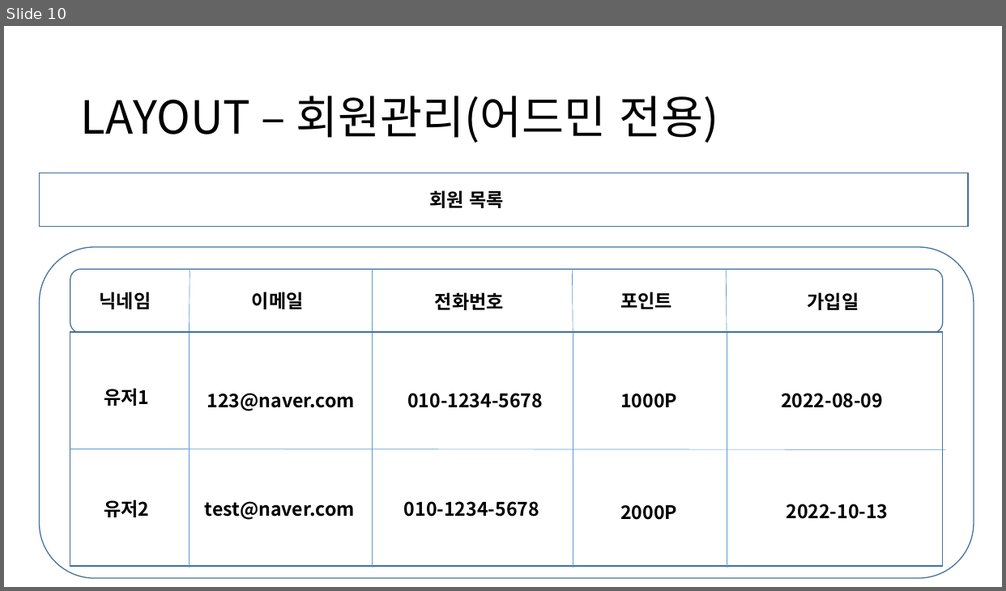
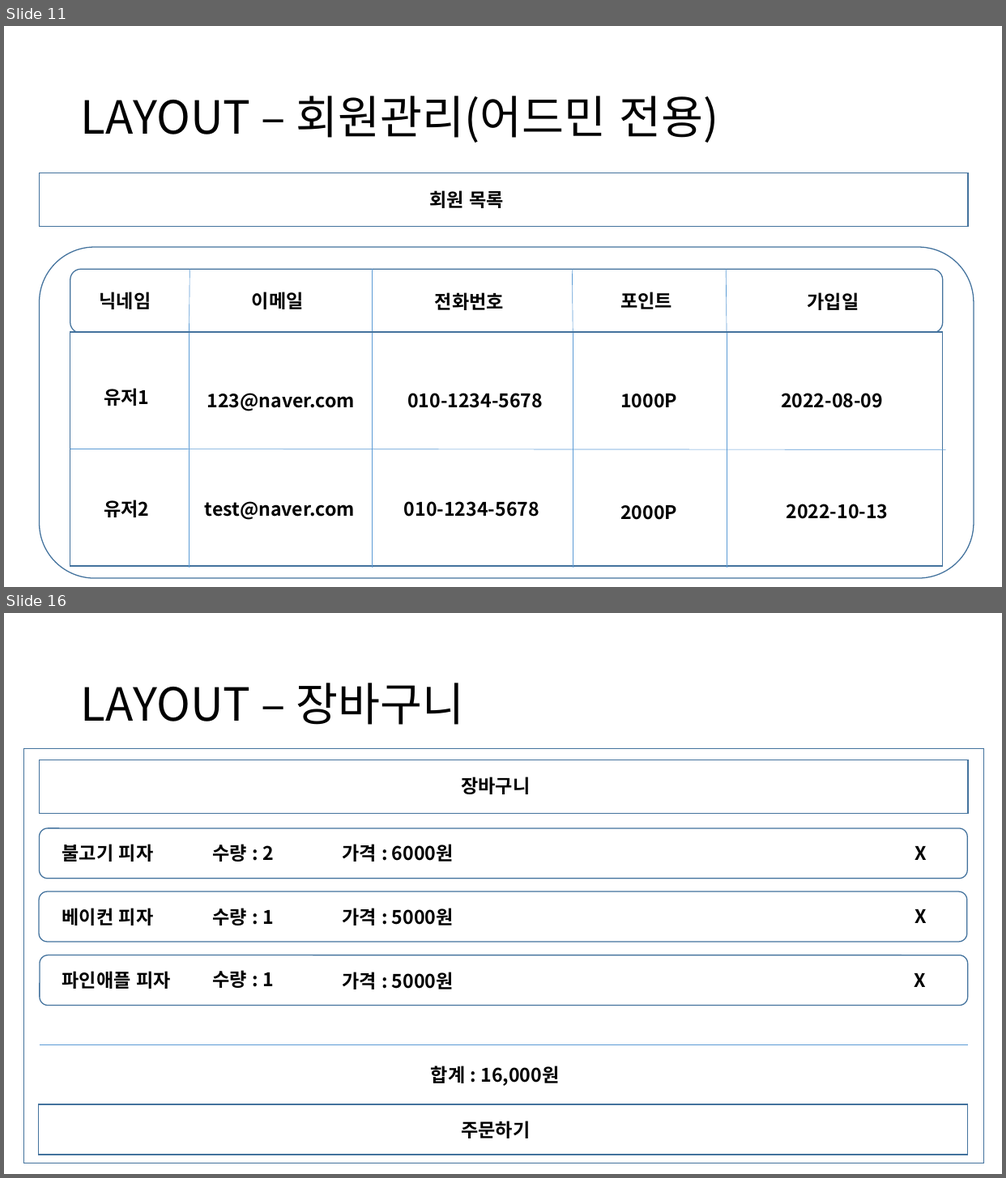
Before and after one commit to Camelllia/BaeminApplication, a slide deck: 202131205_김승진_실무게임프로그래밍_기획서.pptx. Shown one above the other, each under a label of ours: slide 10 before the commit, slides 11 and 16 after it; the slides between them are not shown. The pictures are 1006x591 and 1006x1178 pixels, drawn with LibreOffice and Linux fonts; fonts in the diff are those of the drawing. Boxes give left, top, right and bottom in pixels: in the first picture for what was removed or moved away, otherwise in the second. Text is boxed around its words. In the diff, an @@ line names an element or a change of style, - is before the commit and + after.

```diff
--- a/202131205_김승진_실무게임프로그래밍_기획서.pptx
+++ b/202131205_김승진_실무게임프로그래밍_기획서.pptx
@@ slide 16 added at [4,613,1002,1174], background #FFFFFF @@
@@ title added at [81,683,464,725], 44 pt, text #000000 @@
+LAYOUT – 장바구니
@@ rectangle added at [23,748,984,1163], fill #FFFFFF, outline #43739E 1 pt @@
@@ rectangle added at [39,760,968,814], fill #FFFFFF, outline #43739E 1 pt @@
@@ text added at [461,777,530,794], 18 pt, text #000000, bold @@
+장바구니
@@ rounded rectangle added at [39,828,967,879], fill #FFFFFF, outline #43739E 1 pt @@
@@ text added at [62,844,154,862], 18 pt, text #000000, bold @@
+불고기 피자
@@ text added at [212,844,274,862], 18 pt, text #000000, bold @@
+수량 : 2
@@ text added at [342,844,454,862], 18 pt, text #000000, bold @@
+가격 : 6000원
@@ text added at [914,846,926,860], 18 pt, text #000000, bold @@
+X
@@ rounded rectangle added at [39,892,967,942], fill #FFFFFF, outline #43739E 1 pt @@
@@ text added at [62,908,154,926], 18 pt, text #000000, bold @@
+베이컨 피자
@@ text added at [212,908,274,926], 18 pt, text #000000, bold @@
+수량 : 1
@@ text added at [342,908,454,926], 18 pt, text #000000, bold @@
+가격 : 5000원
@@ text added at [915,909,927,923], 18 pt, text #000000, bold @@
+X
@@ rounded rectangle added at [40,955,968,1005], fill #FFFFFF, outline #43739E 1 pt @@
@@ text added at [62,971,171,989], 18 pt, text #000000, bold @@
+파인애플 피자
@@ text added at [212,970,274,988], 18 pt, text #000000, bold @@
+수량 : 1
@@ text added at [342,972,454,990], 18 pt, text #000000, bold @@
+가격 : 5000원
@@ text added at [914,973,926,987], 18 pt, text #000000, bold @@
+X
@@ line added from (39, 1045) to (968, 1045), #5B9BD5 0.5 pt @@
@@ text added at [431,1066,560,1086], 18 pt, text #000000, bold @@
+합계 : 16,000원
@@ rectangle added at [39,1105,967,1155], fill #FFFFFF, outline #43739E 1 pt @@
@@ text added at [461,1121,530,1139], 18 pt, text #000000, bold @@
+주문하기
@@ what was slide 10 is now slide 11 @@
```
Also in this commit, not shown: 3 slides changed, 6 other slides added, 1 slide removed, 4 other files.
